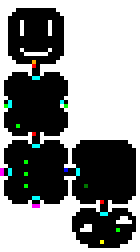
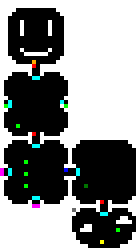
Comparing the layer stacks of the two 140 × 252 images. Changes:
painted on "elements" over [72, 208, 76, 212]
